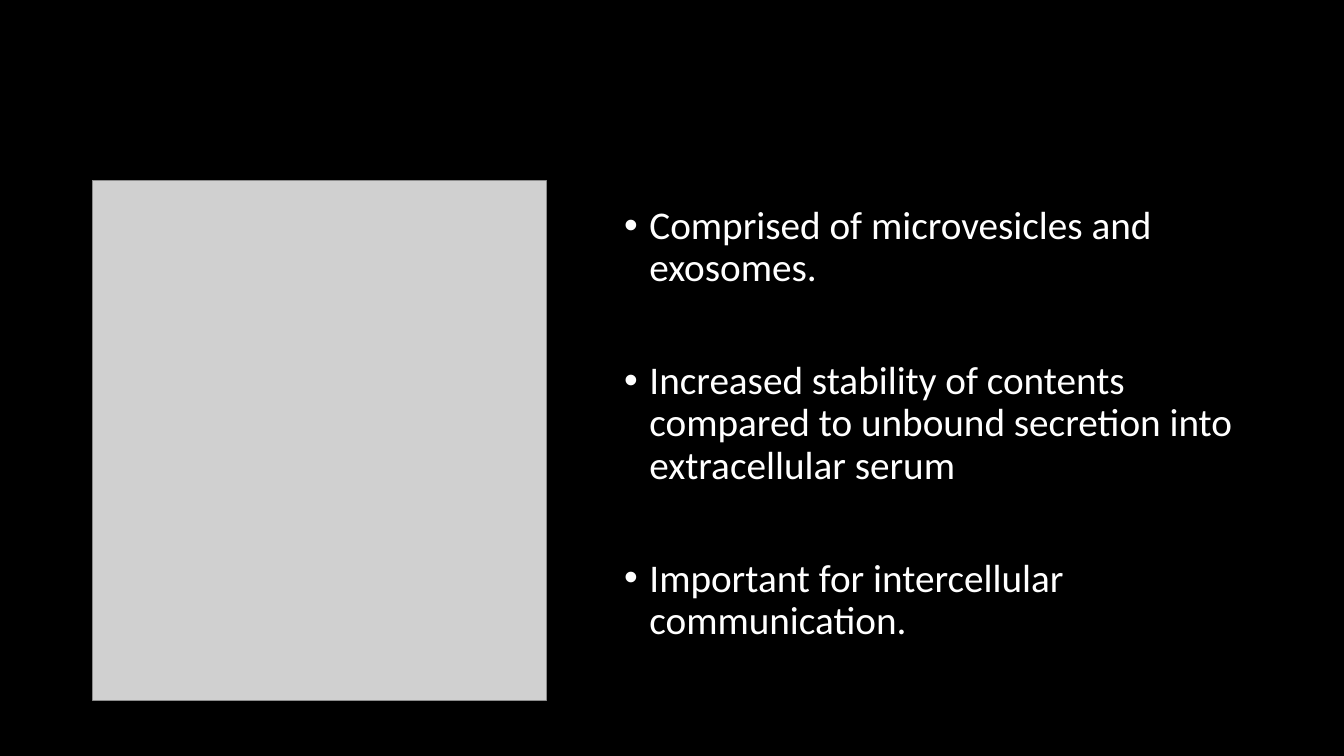
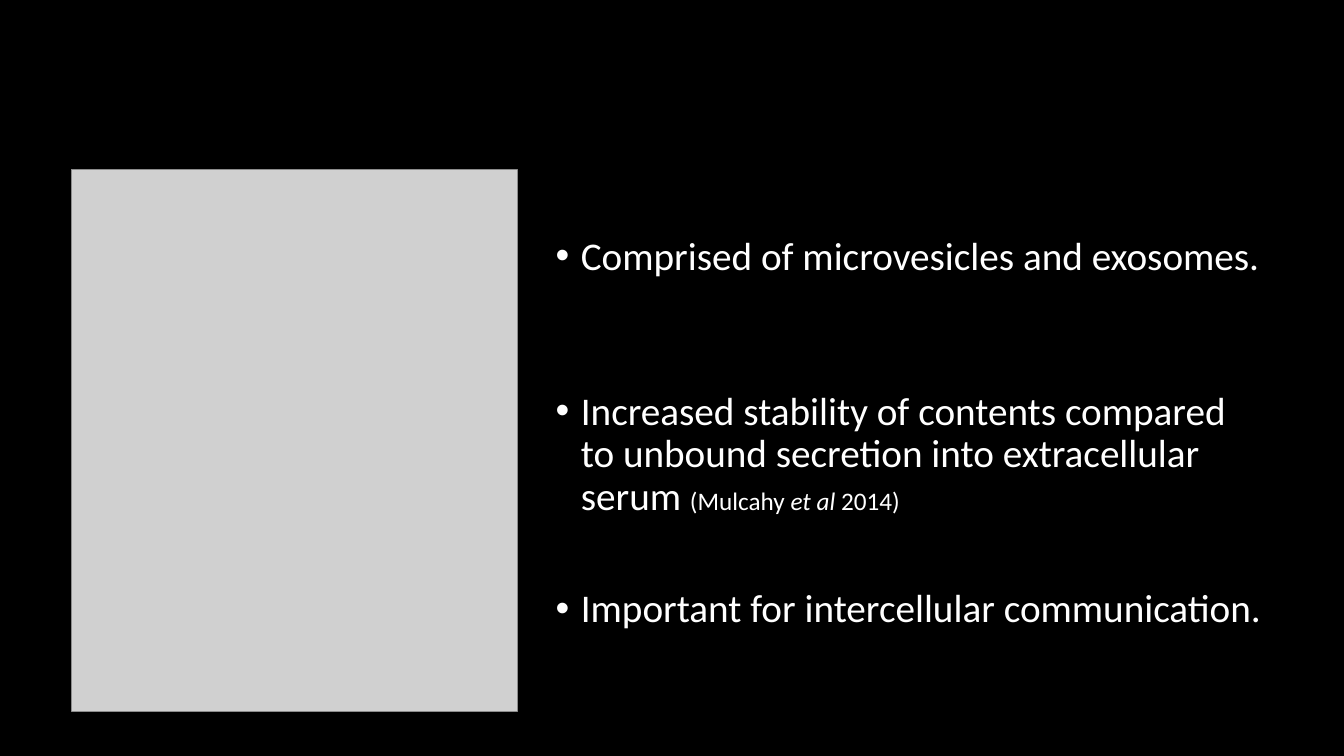
Before and after one commit to HarleyRobinson/Honours2, a slide deck: slide 3 of BackgroundInfo/Selective export of microRNA via extracellular vesicles (2).pptx. Drawn at 1344x756 pixels with LibreOffice and Linux fonts; fonts in the diff are those of the drawing; grey boxes stand for pictures; background and template pictures are left out. Boxes give left, top, right and bottom in pixels: in the first picture for what was removed or moved away, otherwise in the second. Text is boxed around its words. In the diff, an @@ line names an element or a change of style, - is before the commit and + after.

```diff
--- a/BackgroundInfo/Selective export of microRNA via extracellular vesicles (2).pptx
+++ b/BackgroundInfo/Selective export of microRNA via extracellular vesicles (2).pptx
@@ title "Extracellular Vesicles": place and size @@
-title "Extracellular Vesicles" at (93, 23, 1252, 169)
+title "Extracellular Vesicles" at (93, 18, 1252, 164)
@@ picture: place and size @@
-picture at (93, 180, 547, 700)
+picture at (72, 169, 517, 711)
@@ text "Comprised of microvesicles and exosomes.": place and size @@
-text "Comprised of microvesicles and exosomes." at (649, 211, 1233, 635)
+text "Comprised of microvesicles and exosomes." at (581, 242, 1261, 629)
@@ text at (581, 397, 1226, 514): text changed @@
-• Increased stability of contents compared to unbound secretion into extracellular serum
+• Increased stability of contents compared to unbound secretion into extracellular serum (Mulcahy et al 2014)
```
Also in this commit, not shown: 10 other slides changed, 2 slides added, 1 slide removed, 26 other files.
